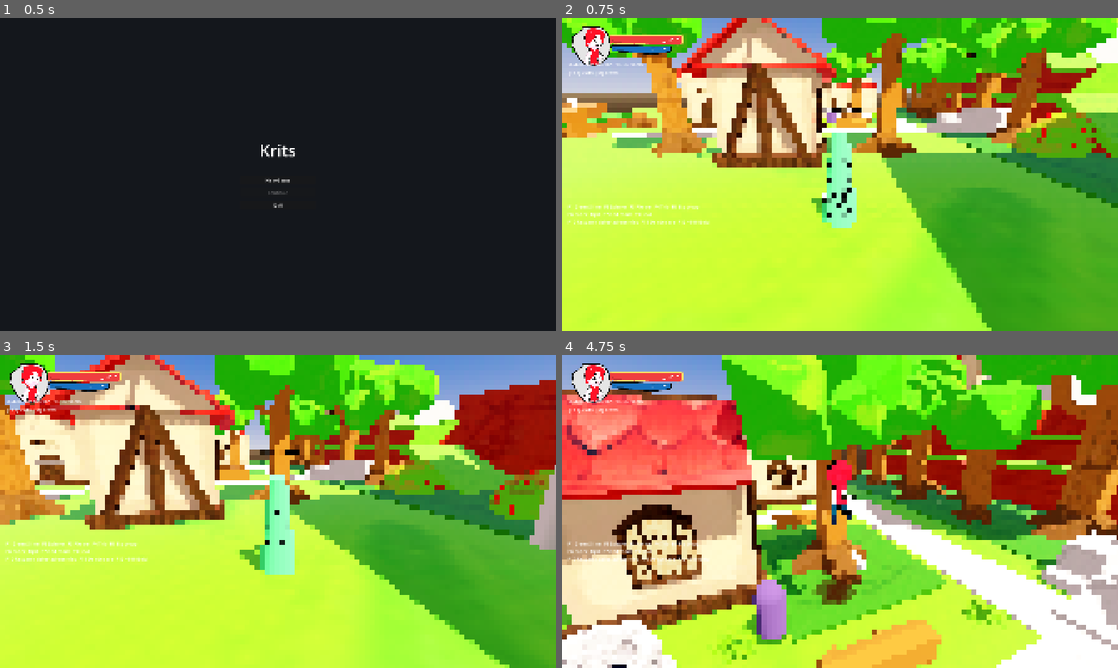
Above: before the commit, frames 1-4 (two rows, left to right).
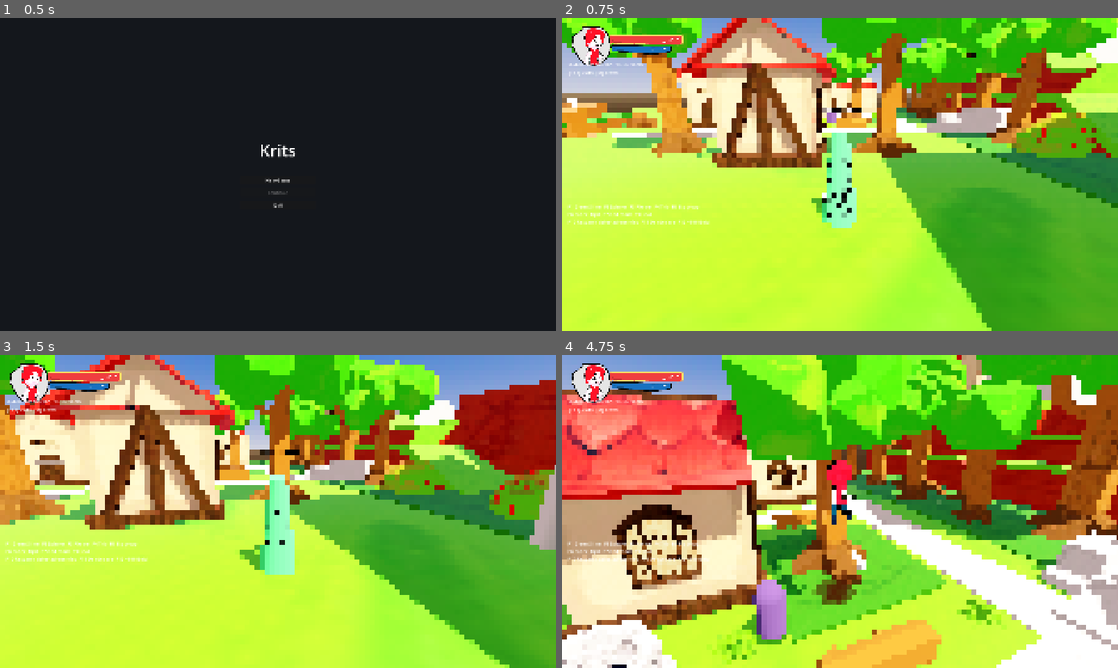
Above: after the commit, the same moments.

Repository: doggoanim/Krits
Game: Godot game, scene res://ui/main_menu.tscn
The game is run twice, just before and just after one commit, with the same random seed, the same clock (stepped at 60 frames per second) and the same inputs.
Inputs (mouse positions are in pixels of both pictures, inside the frame that each line leads up to):
- Up to frame 1 (0.5 s): no input
- Up to frame 2 (0.75 s): click "New Game" at 0.5 s
- Up to frame 3 (1.5 s): tap Enter at 1.25 s; move the mouse to (305, 511) at 1.27 s; hold W (move_forward) from 1.28 s (still down); hold Ctrl (crouch_pound) from 1.28 s (still down); click (305, 511) at 1.42 s
- Up to frame 4 (4.75 s): keep holding W (move_forward); tap Space (jump) at 1.52, 2.27, 3.77, 4.52 s; move the mouse to (812, 511) at 2.02 s; release Ctrl (crouch_pound) at 2.03 s; tap E (interact) at 2.1 s; move the mouse to (851, 505) at 2.77 s; hold Shift (roll_dive) 2.78-3.53 s; move the mouse to (834, 517) at 3.52 s; tap Delete at 3.6 s; click (834, 517) at 3.67 s; move the mouse to (878, 514) at 4.27 s; hold Ctrl (crouch_pound) from 4.28 s (still down)

Frame 1 is identical in both runs. In frame 2, less than 0.1% of the frame differs, in the area x 87-96%, y 30-34%; in frame 3, less than 0.1%; in frame 4, 0.2%, in the area x 30-81%, y 78-96%.

Commit message:
Dial wind gusts back down to 1.8x, every ~8.5s
The 3.2x peak plus the flutter-frequency speedup together read as too much.
Back to amplitude-only modulation (dropped the per-gust flutter-speed
multiplier in the shader entirely) at the original 1.8x peak, with the
period nudged to 8.5s to land in the requested 7-10s feel.

Co-Authored-By: Claude Sonnet 5 <noreply@anthropic.com>
Claude-Session: https://claude.ai/code/session_01TYpdm1jACUqsWG6yyTxbgm

Diff:
--- a/shading/foliage_wind.gdshader
+++ b/shading/foliage_wind.gdshader
@@ -53,11 +53,8 @@
 	// Phase depends on world position (not just TIME) so instances of the
 	// same mesh scattered around the level don't all sway in lockstep — each
 	// one samples a slightly different point of the same slow-moving "gust"
-	// field instead. gust also speeds the flutter itself up, not just its
-	// size — a gust that only got bigger without also getting faster reads
-	// as barely different from the idle sway; a visibly quicker flutter is
-	// what actually sells "a gust just hit this".
-	float phase = TIME * wind_speed * gust + dot(world_pos.xz, vec2(wind_scale));
+	// field instead.
+	float phase = TIME * wind_speed + dot(world_pos.xz, vec2(wind_scale));
 	float sway = height * wind_strength * gust;
 	VERTEX.x += sin(phase) * sway;
 	VERTEX.z += cos(phase * 0.7) * sway * 0.6;
--- a/world/wind_gusts.gd
+++ b/world/wind_gusts.gd
@@ -14,10 +14,10 @@
 ## further along a little later than ones near X=0, the same way a real
 ## gust of wind arrives.
 
-const BASE_LEVEL := 1.0     ## the idle multiplier between gusts — matches a prop's plain configured sway
-const PEAK := 3.2           ## the multiplier at a gust's strongest moment — clearly stronger than idle
-const GUST_PERIOD := 5.0    ## seconds between gust peaks, at a fixed world X
-const GUST_SHARPNESS := 4.0 ## higher = a shorter, punchier bump with more calm in between; lower = longer-lasting
+const BASE_LEVEL := 0.5     ## the idle multiplier between gusts — never fully still
+const PEAK := 1.8           ## the multiplier at a gust's strongest moment
+const GUST_PERIOD := 8.5    ## seconds between gust peaks, at a fixed world X — within the 7-10s feel
+const GUST_SHARPNESS := 6.0 ## higher = a shorter, punchier bump with more calm in between
 const TRAVEL_SPEED := 6.0   ## world units/sec the gust front sweeps along X
 
 ## Returns a multiplier (BASE_LEVEL..PEAK) for whatever a caller wants to
